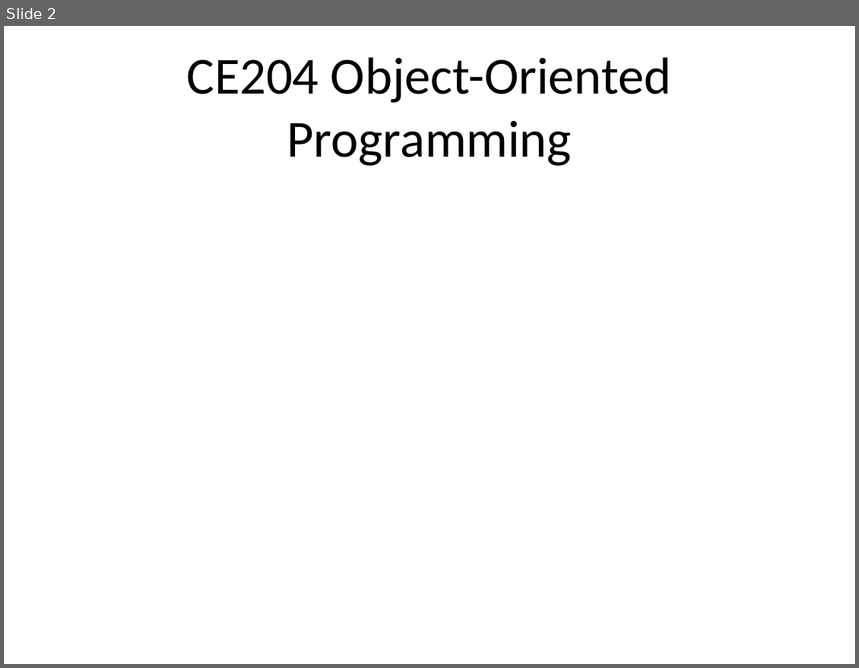
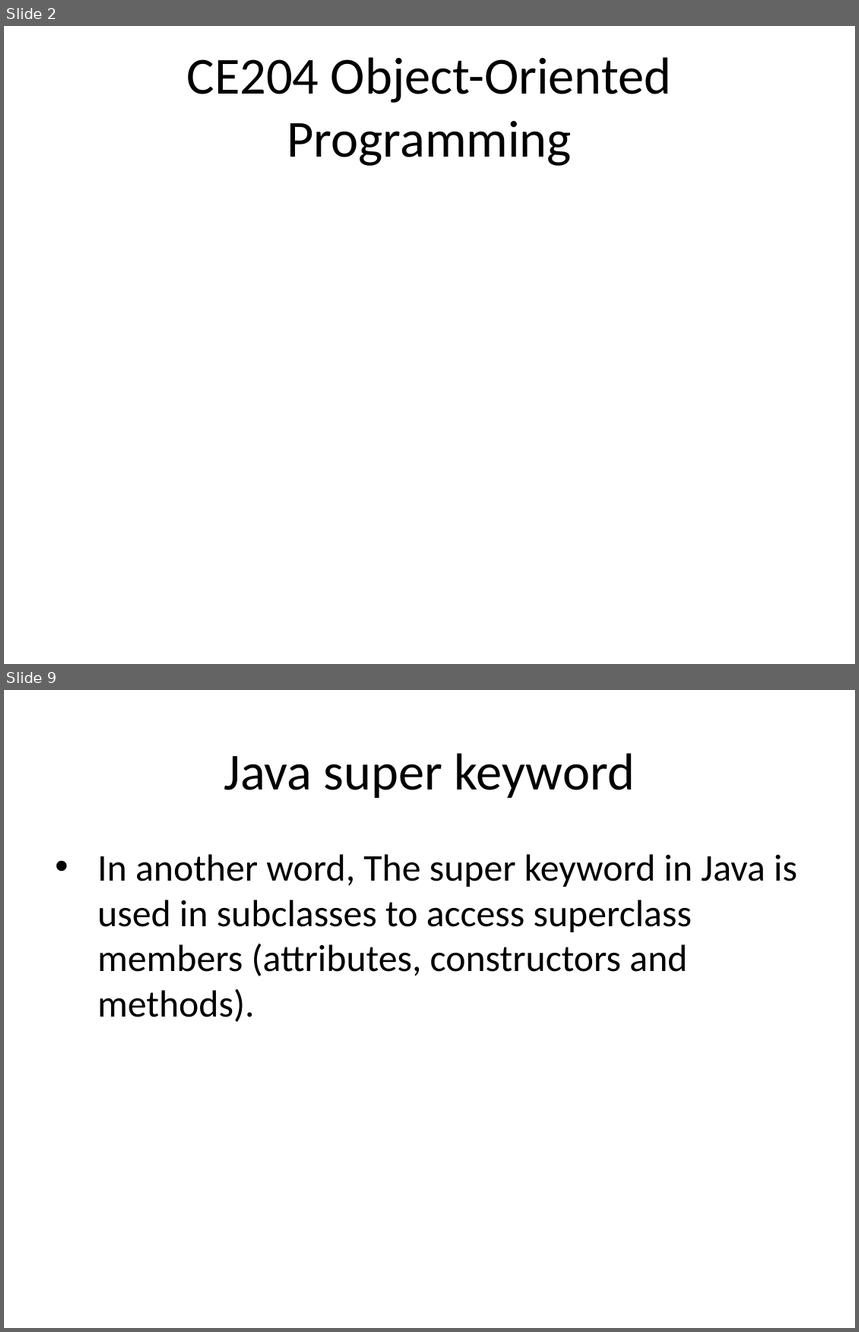
Before and after one commit to ucoruh/ce204-object-oriented-programming, a slide deck: docs/week-2/ce204-week-2.md_word.pptx. Shown one above the other, each under a label of ours: slide 2 before the commit, slides 2 and 9 after it; the slides between them are not shown. The pictures are 859x668 and 859x1332 pixels, drawn with LibreOffice and Linux fonts; fonts in the diff are those of the drawing. Boxes give left, top, right and bottom in pixels: in the first picture for what was removed or moved away, otherwise in the second. Text is boxed around its words. In the diff, an @@ line names an element or a change of style, - is before the commit and + after.

```diff
--- a/docs/week-2/ce204-week-2.md_word.pptx
+++ b/docs/week-2/ce204-week-2.md_word.pptx
@@ slide 9 added at bbox=[4, 690, 855, 1328], background #FFFFFF @@
@@ title added at bbox=[224, 753, 635, 798], 44 pt, text #000000 @@
+Java super keyword
@@ text added at bbox=[97, 854, 797, 1022], 32 pt, text #000000 @@
+• In another word, The super keyword in Java is used in subclasses to access superclass members (attributes, constructors and methods).
```
Also in this commit, not shown: 2 slides changed, 81 other slides added, 3 slides removed, 18 other files.
